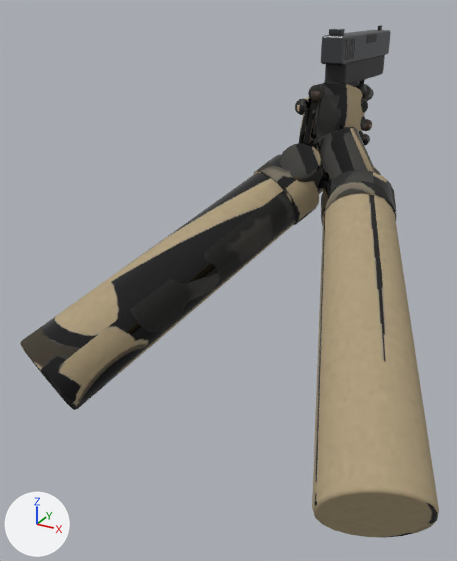
What one commit did to the glTF model spil/sigtekorn/modeller/pistol.glb.
Both versions are drawn from a 50 mm lens placed at (0.275, -0.818, 0.088), pointed at (-0.055, -0.219, -0.212). The axes (+X, +Y, +Z) are drawn at lower left. The lights are the same throughout. The first picture is the older version. Vertices at exactly the same position are counted once.

Before the edit, the objects in view are built like this:
```python
me_finger0knoe = bpy.data.meshes.new('finger0knoe')
me_finger0knoe.from_pydata(...)  # 22032 vertices, 43728 faces; spans x -0.244..0.235, y -0.446..0.045, z -0.343..-0.001
me_finger0knoe.materials.append(mat_hænder)
me_slæde = bpy.data.meshes.new('slæde')
me_slæde.from_pydata(...)  # 1728 vertices, 3392 faces; spans x -0.016..0.016, y -0.078..0.134, z -0.128..0.059
me_slæde.materials.append(mat_pistol)
ob_hænder = bpy.data.objects.new('hænder', me_finger0knoe)
ob_hænder.location = (0.0, 0.0, 0.0)
ob_pistol = bpy.data.objects.new('pistol', me_slæde)
ob_pistol.location = (0.0, 0.0, 0.0)
```
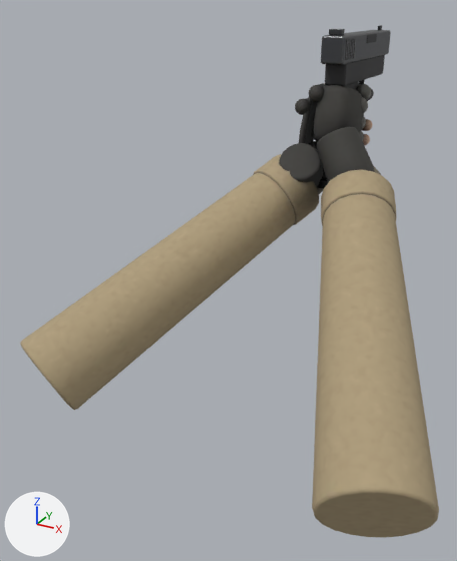
Diff of the bpy script that builds the scene:
```diff
--- a/spil/sigtekorn/modeller/pistol.glb.py
+++ b/spil/sigtekorn/modeller/pistol.glb.py
@@ me_finger0knoe @@
 # used by ob_hænder; location = (0.0, 0.0, 0.0)
-me_finger0knoe.from_pydata(...)  # 22032 vertices, 43728 faces; spans x -0.244..0.235, y -0.446..0.045, z -0.343..-0.001
+me_finger0knoe.from_pydata(...)  # 6512 vertices, 12688 faces; spans x -0.244..0.235, y -0.446..0.045, z -0.343..-0.005
+# me_finger0knoe part 1: 256 vertices moved within x -0.049..0.031, y -0.069..0.045, z -0.123..-0.006; 19919 vertices removed from x -0.053..0.035, y -0.073..0.045, z -0.124..-0.001; 4399 vertices added at x -0.052..0.035, y -0.071..0.045, z -0.123..-0.005
+# me_finger0knoe part 2: 1886 kept faces spanning x -0.244..0.235, y -0.446..0.042, z -0.343..-0.018 get new texture (UV) coordinates
 me_finger0knoe.materials.append(mat_hænder)
```

Changed parts and their boxes (x1, y1, x2, y2) in the pictures (457 x 561 px):
'hænder', reshaped
    before: (20, 82, 439, 538)
    after: (20, 83, 439, 538)
part 1 of me_finger0knoe, cut back
    before: (295, 82, 374, 148)
    after: (295, 83, 374, 148)
part 2 of me_finger0knoe, surface changed
    before: (20, 127, 439, 537)
    after: (20, 99, 439, 537)
